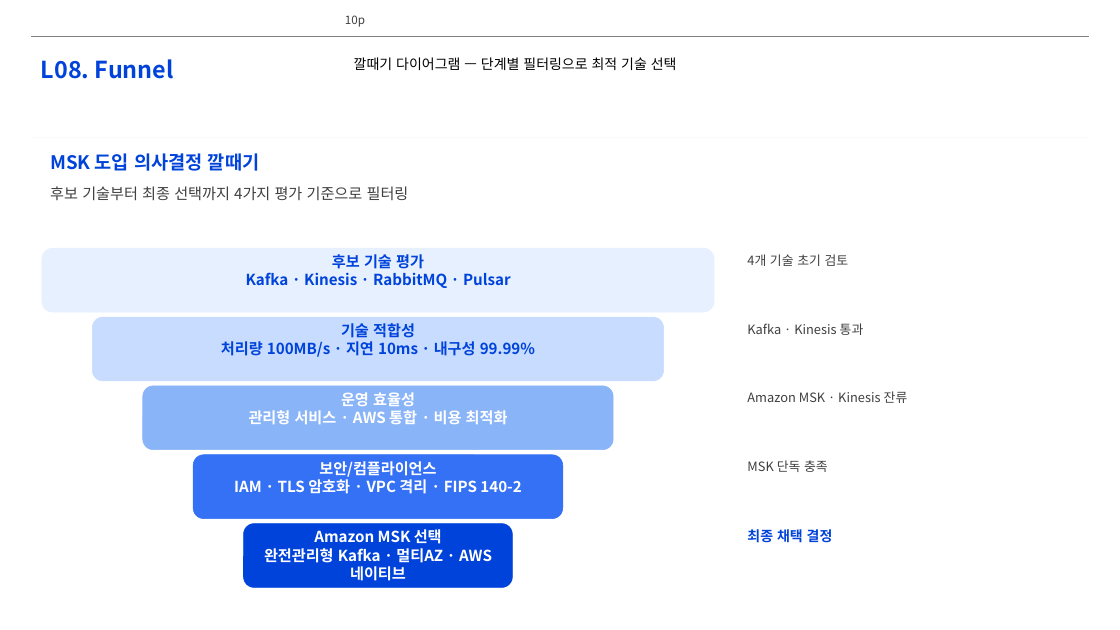
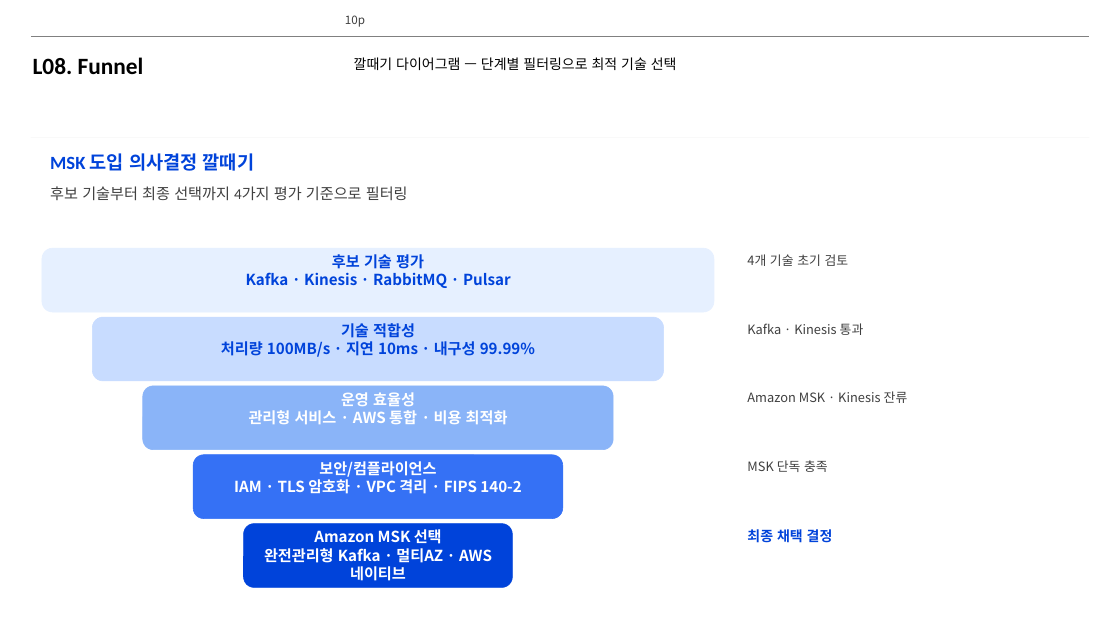
Before and after one commit to lhs6395-hslee/project-steer, a slide deck: slide 10 of results/pptx/AWS_MSK_Expert_Intro.pptx. Drawn at 1120x630 pixels with LibreOffice and Linux fonts; fonts in the diff are those of the drawing; background and template pictures are left out. Boxes give left, top, right and bottom in pixels: in the first picture for what was removed or moved away, otherwise in the second. Text is boxed around its words. In the diff, an @@ line names an element or a change of style, - is before the commit and + after.

```diff
--- a/results/pptx/AWS_MSK_Expert_Intro.pptx
+++ b/results/pptx/AWS_MSK_Expert_Intro.pptx
@@ text "L08. Funnel" at <box>33,57,144,74</box>: font Noto Sans CJK KR to Calibri, text colour #0043DA to #000000 @@
@@ text "MSK 도입 의사결정 깔때기" at <box>50,153,254,171</box>: font Noto Sans CJK KR to Calibri @@
@@ text "후보 기술부터 최종 선택까지 4가지 ..." at <box>50,186,408,200</box>: font Noto Sans CJK KR to Calibri @@
```
Also in this commit, not shown: 9 other slides changed, 4 other files.
